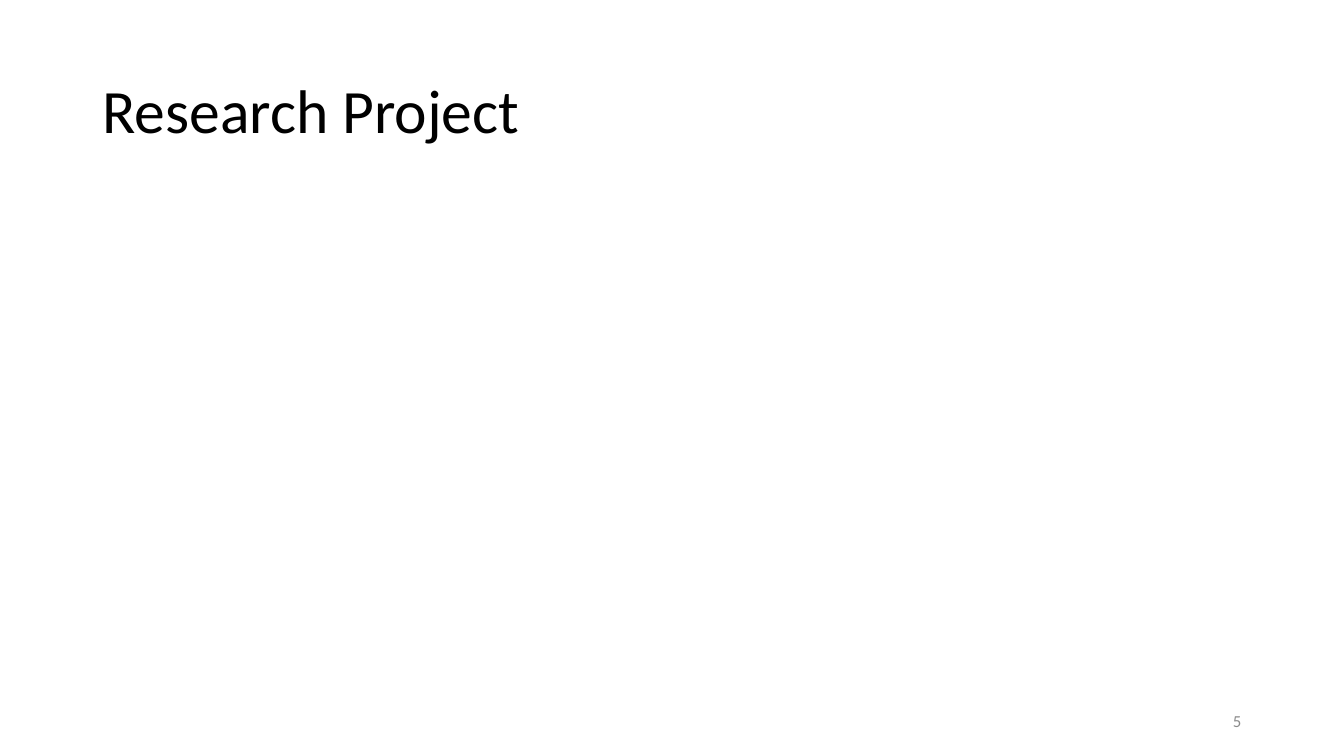
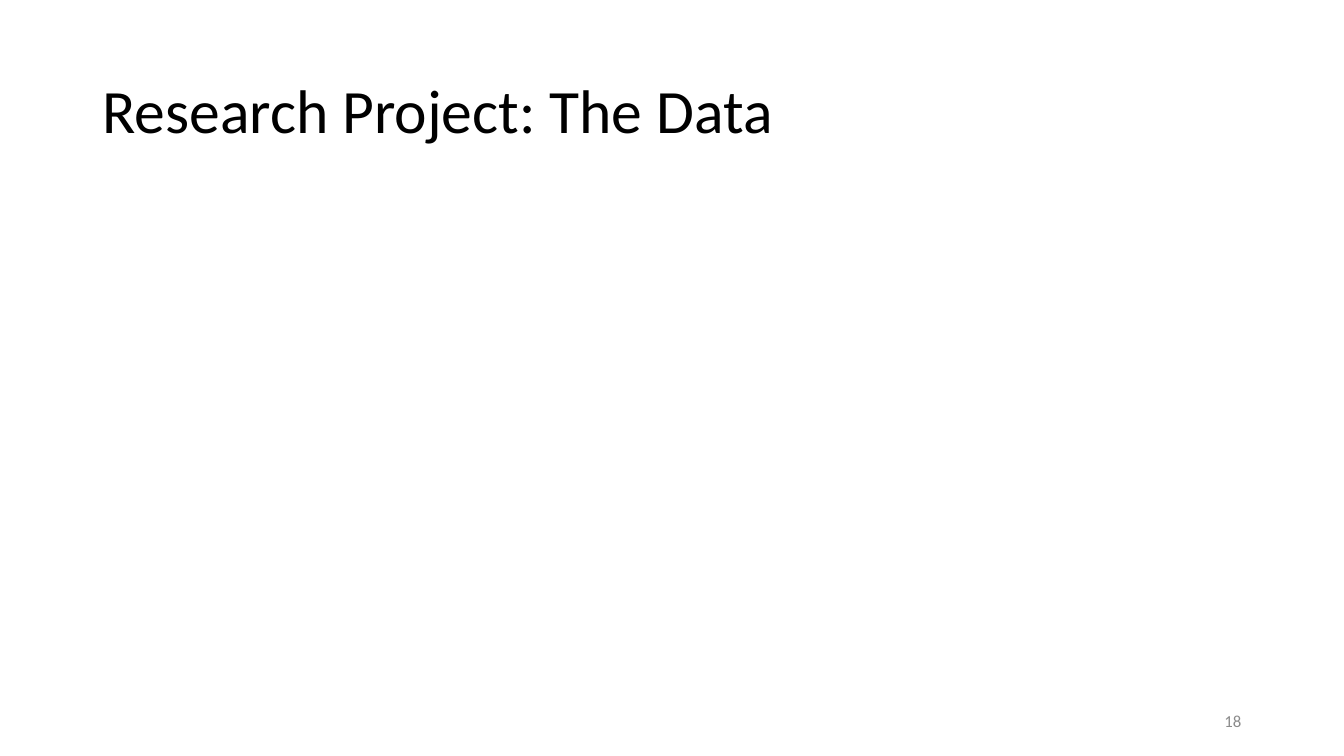
Before and after one commit to SanteauX/ECON422_R_Project, a slide deck: slide 18 of Presentation/ECON 422 - Presentation.pptx (slide 5 before the commit). Drawn at 1344x756 pixels with LibreOffice and Linux fonts; fonts in the diff are those of the drawing. Boxes give left, top, right and bottom in pixels: in the first picture for what was removed or moved away, otherwise in the second. Text is boxed around its words. In the diff, an @@ line names an element or a change of style, - is before the commit and + after.

```diff
--- a/Presentation/ECON 422 - Presentation.pptx
+++ b/Presentation/ECON 422 - Presentation.pptx
@@ title at <box>102,90,772,144</box>: text changed @@
-Research Project
+Research Project: The Data
@@ page number at <box>1224,715,1241,727</box>: text changed @@
-5
+18
```
Also in this commit, not shown: 3 other slides changed, 17 slides added, 36 other files.
